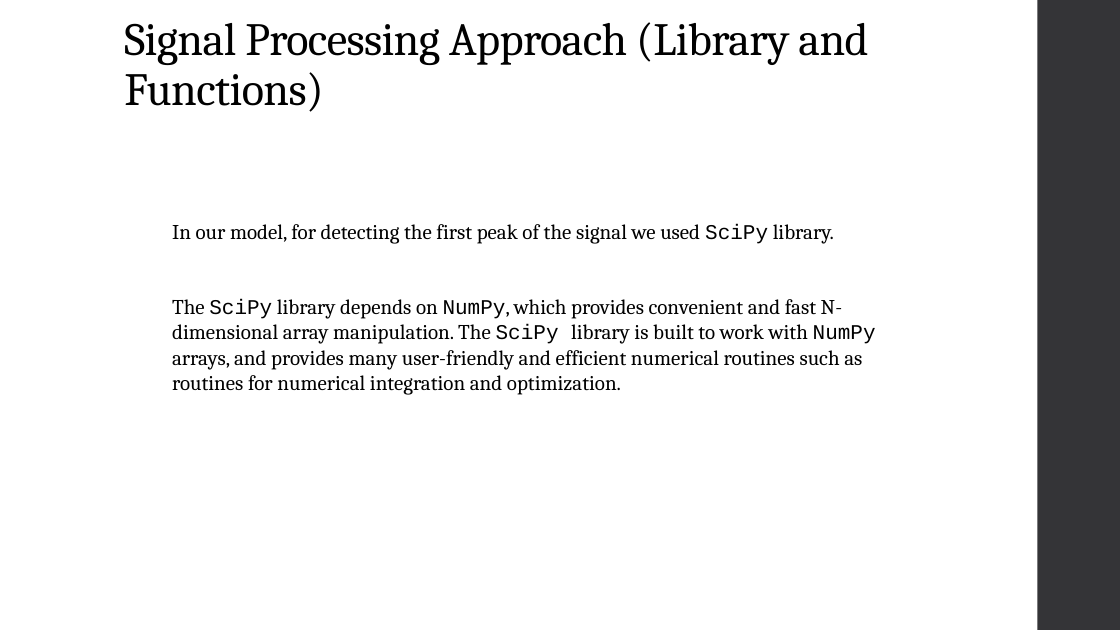
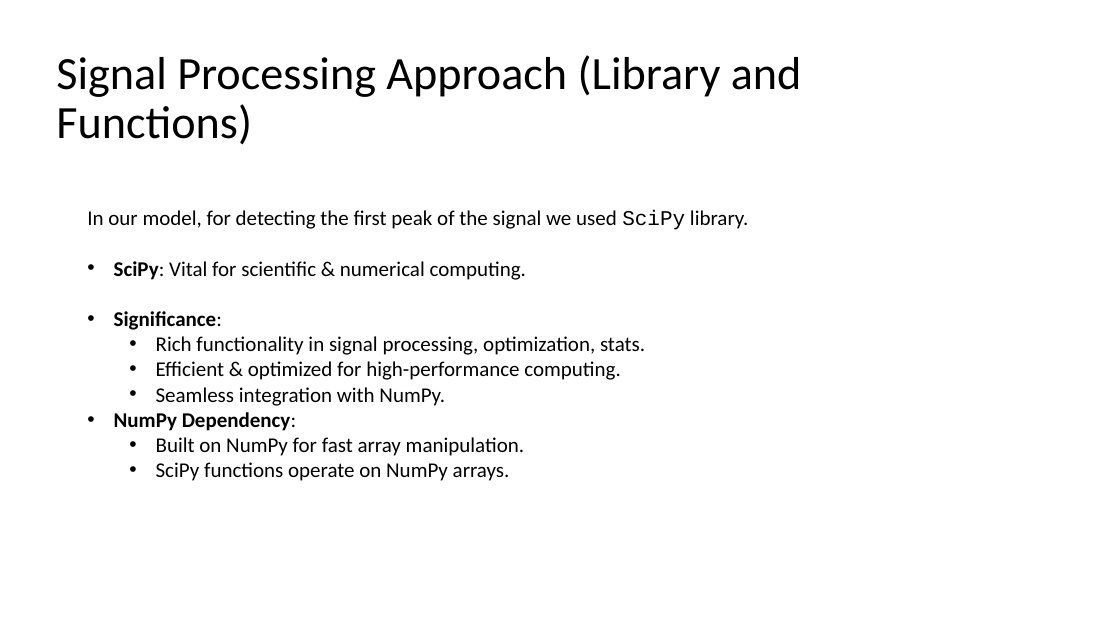
Before and after one commit to Fathir-shishir/peak-detection-, a slide deck: slide 5 of CI project T1.pptx (slide 4 before the commit). Drawn at 1120x630 pixels with LibreOffice and Linux fonts; fonts in the diff are those of the drawing. Boxes give left, top, right and bottom in pixels: in the first picture for what was removed or moved away, otherwise in the second. Text is boxed around its words. In the diff, an @@ line names an element or a change of style, - is before the commit and + after.

```diff
--- a/CI project T1.pptx
+++ b/CI project T1.pptx
@@ rectangle removed at [1038,0,1120,630] @@
@@ title "Signal Processing Approach (Library and ...": place and size @@
-title "Signal Processing Approach (Library and ..." at [124,22,868,112]
+title "Signal Processing Approach (Library and ..." at [56,55,802,145]
@@ title "Signal Processing Approach (Library and ..." at [56,55,802,145]: font Cambria to Calibri, letter spacing -0.5 to 0 pt; vertical alignment bottom to middle @@
@@ text "In our model, for detecting ...": place and size @@
-text "In our model, for detecting ..." at [172,224,876,395]
+text "In our model, for detecting ..." at [87,210,748,481]
@@ text at [87,210,748,230]: font Cambria to Calibri in "In our model, for detecting the first ..." @@
@@ text at [114,261,645,481]: text changed; font Cambria to Calibri @@
-The SciPy library depends on NumPy, which provides convenient and fast N-dimensional array manipulation. The SciPy library is built to work with NumPy arrays, and provides many user-friendly and efficient numerical routines such as routines for numerical integration and optimization.
+• SciPy: Vital for scientific & numerical computing.
+• Significance:
+  • Rich functionality in signal processing, optimization, stats.
+  • Efficient & optimized for high-performance computing.
+  • Seamless integration with NumPy.
+• NumPy Dependency:
+  • Built on NumPy for fast array manipulation.
+  • SciPy functions operate on NumPy arrays.
```
Also in this commit, not shown: 11 other slides changed, 4 slides added, 5 slides removed.
